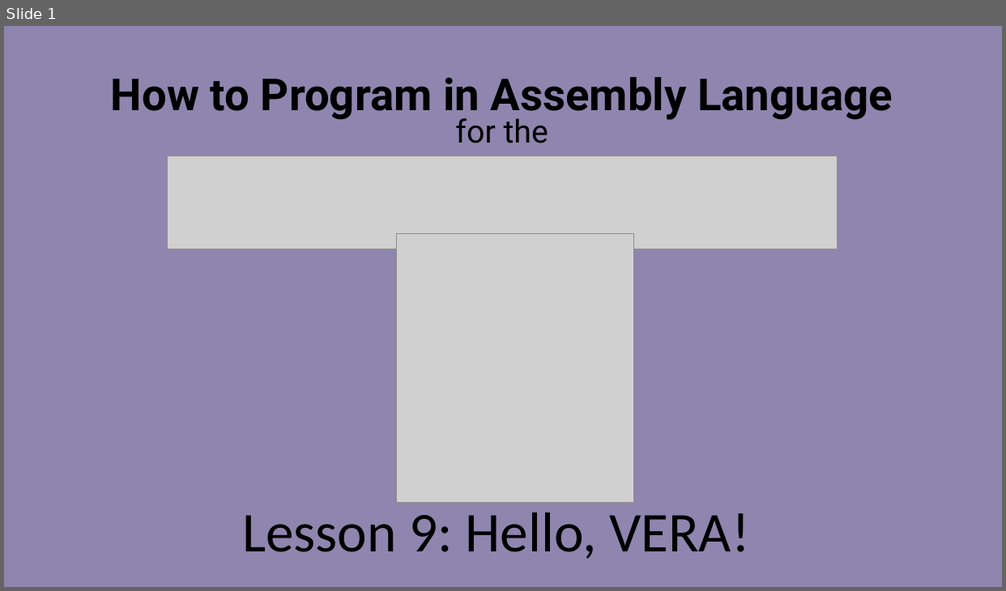
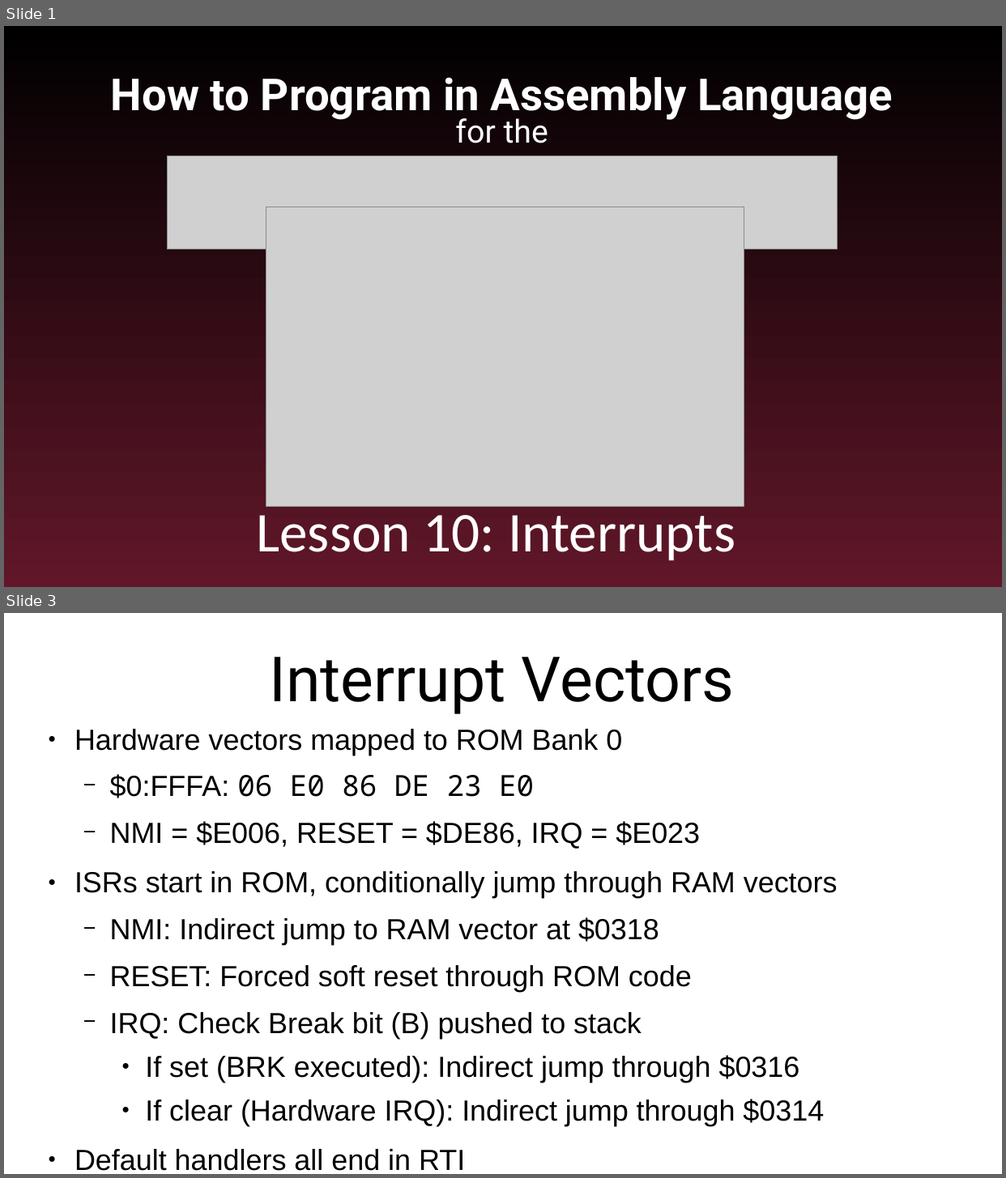
Before and after one commit to SlithyMatt/x16-assembly-tutorial, a slide deck: Lesson10/Lesson10.odp. Shown one above the other, each under a label of ours: slide 1 before the commit, slides 1 and 3 after it; the slides between them are not shown. The pictures are 1006x591 and 1006x1178 pixels, drawn with LibreOffice and Linux fonts; fonts in the diff are those of the drawing; grey boxes stand for pictures. Boxes give left, top, right and bottom in pixels: in the first picture for what was removed or moved away, otherwise in the second. Text is boxed around its words. In the diff, an @@ line names an element or a change of style, - is before the commit and + after.

Commit message:
lesson 10 slides done

```diff
--- a/Lesson10/Lesson10.odp
+++ b/Lesson10/Lesson10.odp
@@ slide 3 added at box(4, 613, 1002, 1174), background #FFFFFF @@
@@ title added at box(269, 657, 735, 714), 60 pt, text #000000 @@
+Interrupt Vectors
@@ text added at box(74, 729, 837, 1127), 28 pt, text #000000 @@
+● Hardware vectors mapped to ROM Bank 0
+  − $0:FFFA: 06 E0 86 DE 23 E0
+  − NMI = $E006, RESET = $DE86, IRQ = $E023
+● ISRs start in ROM, conditionally jump through RAM vectors
+  − NMI: Indirect jump to RAM vector at $0318
+  − RESET: Forced soft reset through ROM code
+  − IRQ: Check Break bit (B) pushed to stack
+    ● If set (BRK executed): Indirect jump through $0316
+    ● If clear (Hardware IRQ): Indirect jump through $0314
+● Default handlers all end in RTI
@@ slide 1 changed as well @@
@@ background #8E86AE to gradient #000000 to #611729 @@
@@ title "How to Program in Assembly ..." at box(111, 77, 893, 143): text colour #000000 to #FFFFFF @@
@@ picture: place and size @@
-picture at box(396, 233, 633, 503)
+picture at box(266, 207, 744, 506)
@@ subtitle at box(256, 506, 735, 561): text changed; text colour #000000 to #FFFFFF @@
-Lesson 9: Hello, VERA!
+Lesson 10: Interrupts
```
Also in this commit, not shown: 5 other slides added, 16 slides removed.
